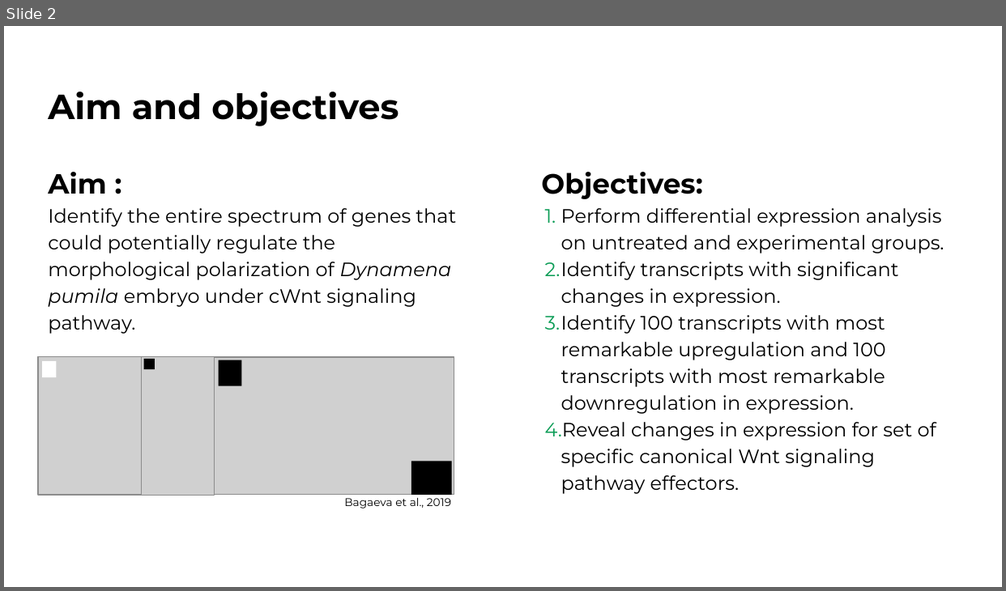
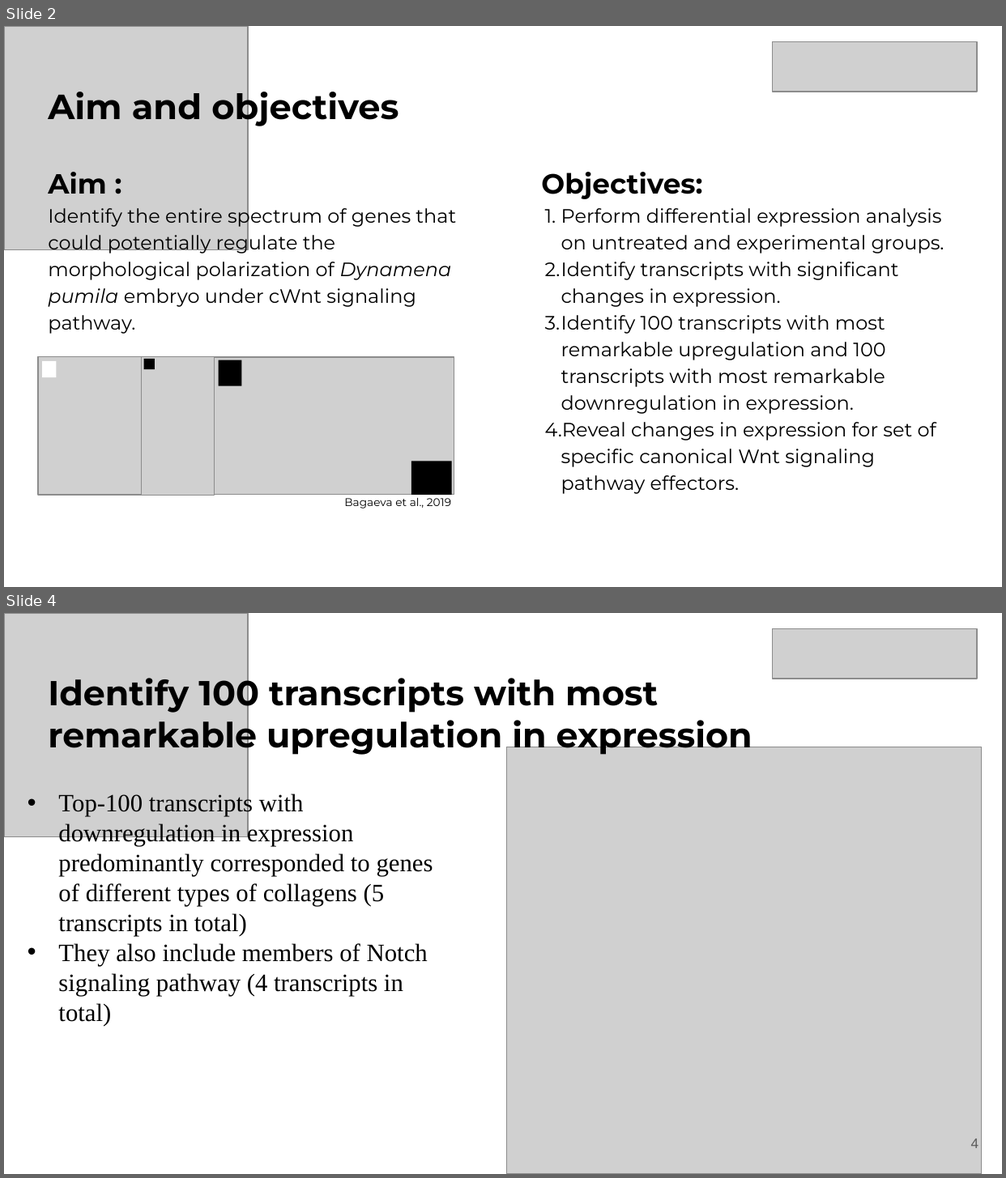
Before and after one commit to angrygeese/DynamenaProject_BI2023-24, a slide deck: data_folder/processed_data/presentation/Отчётная презентация 25 мая 2024 BIOINF Education.pptx. Shown one above the other, each under a label of ours: slide 2 before the commit, slides 2 and 4 after it; the slides between them are not shown. The pictures are 1006x591 and 1006x1178 pixels, drawn with LibreOffice and Linux fonts; fonts in the diff are those of the drawing; grey boxes stand for pictures. Boxes give left, top, right and bottom in pixels: in the first picture for what was removed or moved away, otherwise in the second. Text is boxed around its words. In the diff, an @@ line names an element or a change of style, - is before the commit and + after.

```diff
--- a/data_folder/processed_data/presentation/Отчётная презентация 25 мая 2024 BIOINF Education.pptx
+++ b/data_folder/processed_data/presentation/Отчётная презентация 25 мая 2024 BIOINF Education.pptx
@@ slide 4 added at box(4, 613, 1002, 1174), background #FFFFFF @@
@@ picture added at box(4, 613, 248, 837) @@
@@ picture added at box(773, 629, 977, 679) @@
@@ text added at box(48, 672, 752, 756), 25 pt, text #000000, bold @@
+Identify 100 transcripts with most remarkable upregulation in expression
@@ picture added at box(507, 747, 982, 1174) @@
@@ text added at box(58, 792, 433, 1026), 18 pt, text #000000 @@
+• Top-100 transcripts with downregulation in expression predominantly corresponded to genes of different types of collagens (5 transcripts in total)
+• They also include members of Notch signaling pathway (4 transcripts in total)
@@ page number added at box(971, 1139, 979, 1148), 10 pt, text #595959 @@
+4
@@ slide 2 changed as well @@
@@ picture added at box(4, 26, 248, 250) @@
@@ picture added at box(773, 42, 977, 92) @@
@@ text at box(545, 208, 944, 494): bullet colour #0A9C55 to #000000 @@
```
Also in this commit, not shown: 3 other slides changed, 1 other slide added, 16 other files.
